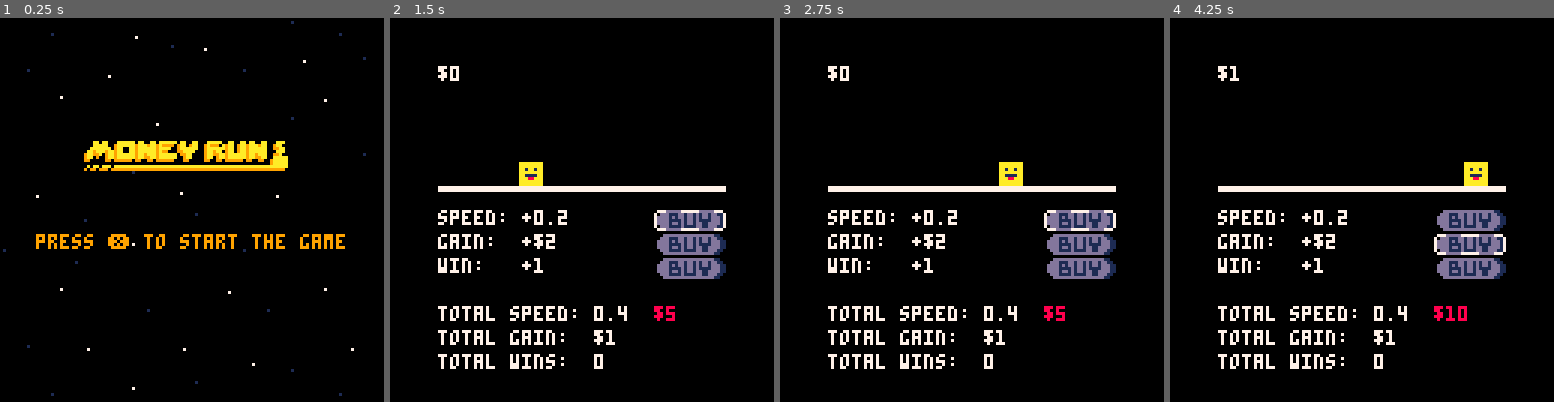
Above: before the commit, frames 1-4 (left to right).
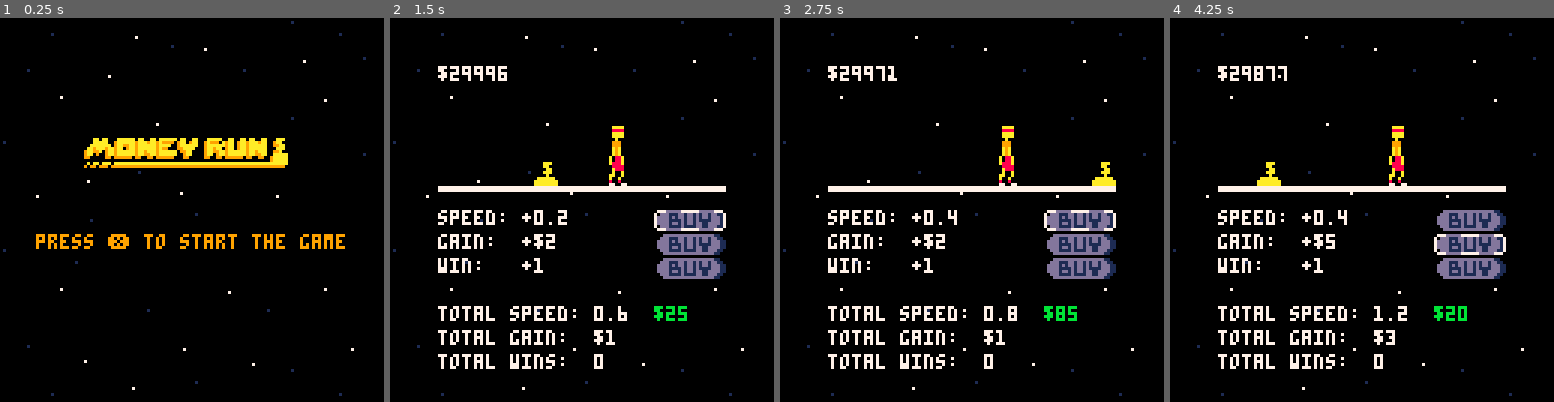
Above: after the commit, the same moments.

Repository: Clineza/money-run
Game: PICO-8 cartridge moneyrun.p8
The game is run twice, just before and just after one commit, with the same random seed, the same clock (stepped at 60 frames per second) and the same inputs.
Inputs:
- Up to frame 1 (0.25 s): no input
- Up to frame 2 (1.5 s): tap X (X key) at 0.33, 1.07 s
- Up to frame 3 (2.75 s): tap X (X key) at 1.85 s; hold Up 2.15-2.42 s
- Up to frame 4 (4.25 s): tap X (X key) at 2.97, 4.08 s; hold Down 3.63-3.97 s

The runs differ from the first frame. In frame 1, 2.5% of the frame differs, in the area x 0-75%, y 31-90%; in frame 2, 1.6%; in frame 3, 1.5%; in frame 4, 1.9%.

Commit message:
added sounds for the UI

Diff:
--- a/moneyrun.p8
+++ b/moneyrun.p8
@@ -36,13 +36,13 @@
 	num = 1,
 }
 moneyman = {
-	tile = 17,
+	tile = 24, --default 17
 	x = 2 * 8,
 	y = 6 * 8,
 	speed = 0.4,-- default 0.4 max speed=10
 }
 money = {
-	amount = 0,
+	amount = 30000,
 	gain = 1,  -- max amount 30000
 	maxamount = 32767,
 	maxed = ""
@@ -182,44 +182,61 @@
 		store.win_btn = 5
 	end
 
-	if btnp(❎) and choice.options[choice.num] == "speed" and check_cost_bool(store.speed_cost[store.speed_count], money.amount) then
-		if store.speed_count < #store.speed_amount then
-			money.amount -= store.speed_cost[store.speed_count]
-			if moneyman.speed < 0 then
-				moneyman.speed -= store.speed_amount[store.speed_count]
+	if btnp(❎) and choice.options[choice.num] == "speed" then
+		if check_cost_bool(store.speed_cost[store.speed_count], money.amount) then
+			if store.speed_count < #store.speed_amount then
+				money.amount -= store.speed_cost[store.speed_count]
+				if moneyman.speed < 0 then
+					moneyman.speed -= store.speed_amount[store.speed_count]
+				else
+					moneyman.speed += store.speed_amount[store.speed_count]
+				end
+				store.speed_count += 1
+				sfx(4)
+			end
+		else
+			sfx(3)
+		end
+
+	elseif btnp(❎) and choice.options[choice.num] == "gain" then
+		if check_cost_bool(store.gain_cost[store.gain_count], money.amount) then
+			if store.gain_count < #store.gain_amount then
+				money.amount -= store.gain_cost[store.gain_count]
+				money.gain += store.gain_amount[store.gain_count]
+				store.gain_count += 1
+				sfx(4)
+			end
+		else
+			sfx(3)
+		end
+	elseif btnp(❎) and choice.options[choice.num] == "win" then
+		if check_cost_bool(store.win_cost[store.win_count], money.amount) then
+			if store.win_count < #store.win_amount-1 then
+				money.amount -= store.win_cost[store.win_count]
+				wins += store.win_amount[store.win_count]
+				store.win_count += 1
+				money.amount = 0
+				moneyman.x = 2 * 8
+				moneyman.speed = 0.8 * wins
+				money.gain = 2 * wins
+				store.speed_count = 1
+				store.gain_count = 1
+				store.speed_display_color = 7
+				store.gain_display_color = 7
+				store.win_display_color = 7
+				sfx(6)
 			else
-				moneyman.speed += store.speed_amount[store.speed_count]
+				current_scene = "win"
 			end
-			store.speed_count += 1
-		end
-	elseif btnp(❎) and choice.options[choice.num] == "gain" and check_cost_bool(store.gain_cost[store.gain_count], money.amount) then
-		if store.gain_count < #store.gain_amount then
-			money.amount -= store.gain_cost[store.gain_count]
-			money.gain += store.gain_amount[store.gain_count]
-			store.gain_count += 1
-		end
-	elseif btnp(❎) and choice.options[choice.num] == "win" and check_cost_bool(store.win_cost[store.win_count], money.amount) then
-		if store.win_count < #store.win_amount-1 then
-			money.amount -= store.win_cost[store.win_count]
-			wins += store.win_amount[store.win_count]
-			store.win_count += 1
-			money.amount = 0
-			moneyman.x = 2 * 8
-			moneyman.speed = 0.8 * wins
-			money.gain = 2 * wins
-			store.speed_count = 1
-			store.gain_count = 1
-			store.speed_display_color = 7
-			store.gain_display_color = 7
-			store.win_display_color = 7
 		else
-			current_scene = "win"
+			sfx(3)
 		end
 	end
 end
 
 function draw_game()
 	cls()
+	map(16, 0, 0, 0, 16, 16, 0)
 	map(0, 0, 0, 0, 16, 16, 0)
 	spr(moneyman.tile, moneyman.x, moneyman.y, 1, 1)
 	print("$" .. money.amount, 2 * 8, 2 * 8, 7)
@@ -291,6 +308,7 @@
 -->8
 function update_main()
 	if btnp(❎) then
+		sfx(5)
 		current_scene = "game"
 	end
 end
@@ -469,20 +516,26 @@
 00000000000000000000000000000000000000000000000b0e0000000f00000d000000000000000000000000000000000000000000000000000000000000000000000000000000000000000000000000000000000000000000000000000000000000000000000000000000000000000000000000000000000000000000000000
 00000000000000000000000000000000000b00000c00000000000b0000000000000000000000000000000000000000000000000000000000000000000000000000000000000000000000000000000000000000000000000000000000000000000000000000000000000000000000000000000000000000000000000000000000
 0000000000000000000000000000000000000e000000000000000000000c0000000000000000000000000000000000000000000000000000000000000000000000000000000000000000000000000000000000000000000000000000000000000000000000000000000000000000000000000000000000000000000000000000
-000000000000000000000000000000000000000000000c00000000000b000000000000000000000000000000000000000000000000000000000000000000000000000000000000000000000000000000000000000000000000000000000000000000000000000000000000000000000000000000000000000000000000000000
-000000000000000000000000000000000000000000000000000e00000000000d000000000000000000000000000000000000000000000000000000000000000000000000000000000000000000000000000000000000000000000000000000000000000000000000000000000000000000000000000000000000000000000000
-000000000000000000000000000000000000000e001b00000000000000000000000000000000000000000000000000000000000000000000000000000000000000000000000000000000000000000000000000000000000000000000000000000000000000000000000000000000000000000000000000000000000000000000
+000000000000000000400000000000000000000000000c00000000000b000000000000000000000000000000000000000000000000000000000000000000000000000000000000000000000000000000000000000000000000000000000000000000000000000000000000000000000000000000000000000000000000000000
+000000000000000000500000000000000b00000000000000000e00000000000d000000000000000000000000000000000000000000000000000000000000000000000000000000000000000000000000000000000000000000000000000000000000000000000000000000000000000000000000000000000000000000000000
+000000000000000000600000000000000000000f001b00000000000000000000000000000000000000000000000000000000000000000000000000000000000000000000000000000000000000000000000000000000000000000000000000000000000000000000000000000000000000000000000000000000000000000000
 00000101010101010101010101010000000c00000000000e0000000c00000000000000000000000000000000000000000000000000000000000000000000000000000000000000000000000000000000000000000000000000000000000000000000000000000000000000000000000000000000000000000000000000000000
 000000000000000000000000000000000000001b000000000b00000000000000000000000000000000000000000000000000000000000000000000000000000000000000000000000000000000000000000000000000000000000000000000000000000000000000000000000000000000000000000000000000000000000000
-000000000000000000000000000000000d000000000c000000000d0000000000000000000000000000000000000000000000000000000000000000000000000000000000000000000000000000000000000000000000000000000000000000000000000000000000000000000000000000000000000000000000000000000000
+000000000000000000000000000000000d000000000000000000000000000000000000000000000000000000000000000000000000000000000000000000000000000000000000000000000000000000000000000000000000000000000000000000000000000000000000000000000000000000000000000000000000000000
 000000000000000000000000000000000000000b000000000000000000000000000000000000000000000000000000000000000000000000000000000000000000000000000000000000000000000000000000000000000000000000000000000000000000000000000000000000000000000000000000000000000000000000
 0000000000000000000000000000000000000e0000000000000c0000000e0000000000000000000000000000000000000000000000000000000000000000000000000000000000000000000000000000000000000000000000000000000000000000000000000000000000000000000000000000000000000000000000000000
 000000000000000000000000000000000000000000000b000000000b00000000000000000000000000000000000000000000000000000000000000000000000000000000000000000000000000000000000000000000000000000000000000000000000000000000000000000000000000000000000000000000000000000000
-00000000000000000000000000000000000d000f0000000f0000000000000f00000000000000000000000000000000000000000000000000000000000000000000000000000000000000000000000000000000000000000000000000000000000000000000000000000000000000000000000000000000000000000000000000
-00000000000000000000000000000000000000000000000000000c000d000000000000000000000000000000000000000000000000000000000000000000000000000000000000000000000000000000000000000000000000000000000000000000000000000000000000000000000000000000000000000000000000000000
+00000000000000000000000000000000000d00000000000f0000000000000f00000000000000000000000000000000000000000000000000000000000000000000000000000000000000000000000000000000000000000000000000000000000000000000000000000000000000000000000000000000000000000000000000
+000000000000000000000000000000000000000e0000000000000c000d000000000000000000000000000000000000000000000000000000000000000000000000000000000000000000000000000000000000000000000000000000000000000000000000000000000000000000000000000000000000000000000000000000
 0000000000000000000000000000000000000d00000c00000b00000000000d00000000000000000000000000000000000000000000000000000000000000000000000000000000000000000000000000000000000000000000000000000000000000000000000000000000000000000000000000000000000000000000000000
 
 
 
 
 
+…(6 lines of a section not shown)…
Not shown, changed: 77 lines of the sprite sheet (__gfx__) section of moneyrun.p8
Not shown, changed: the thumbnail (__label__) section of moneyrun.p8
Not shown, changed: the music (__music__) section of moneyrun.p8
Not shown, changed: the sound effects (__sfx__) section of moneyrun.p8
